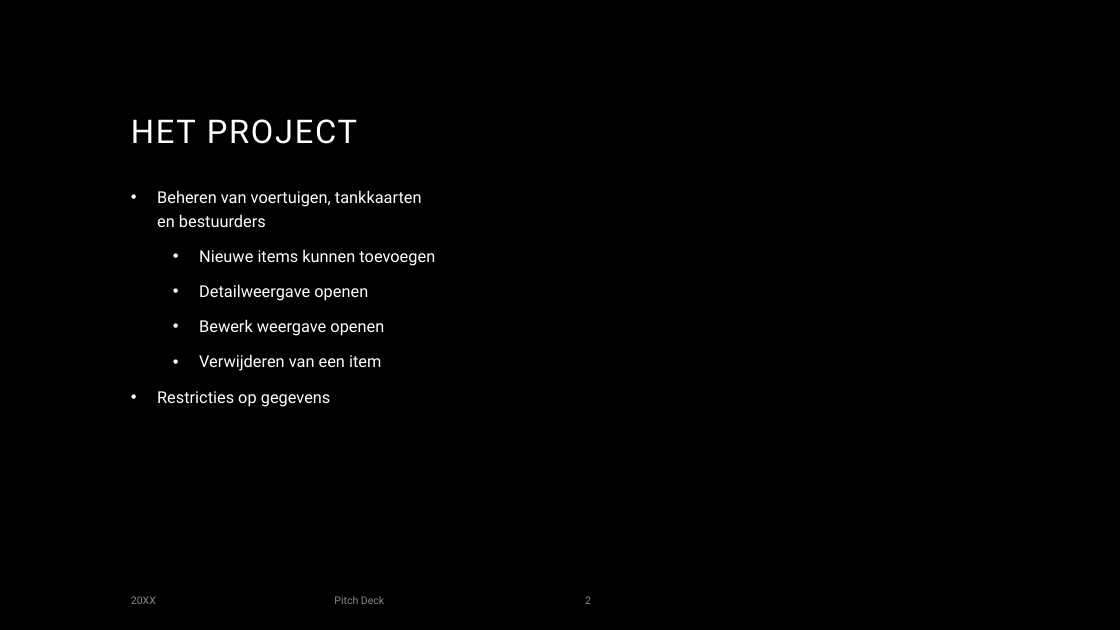
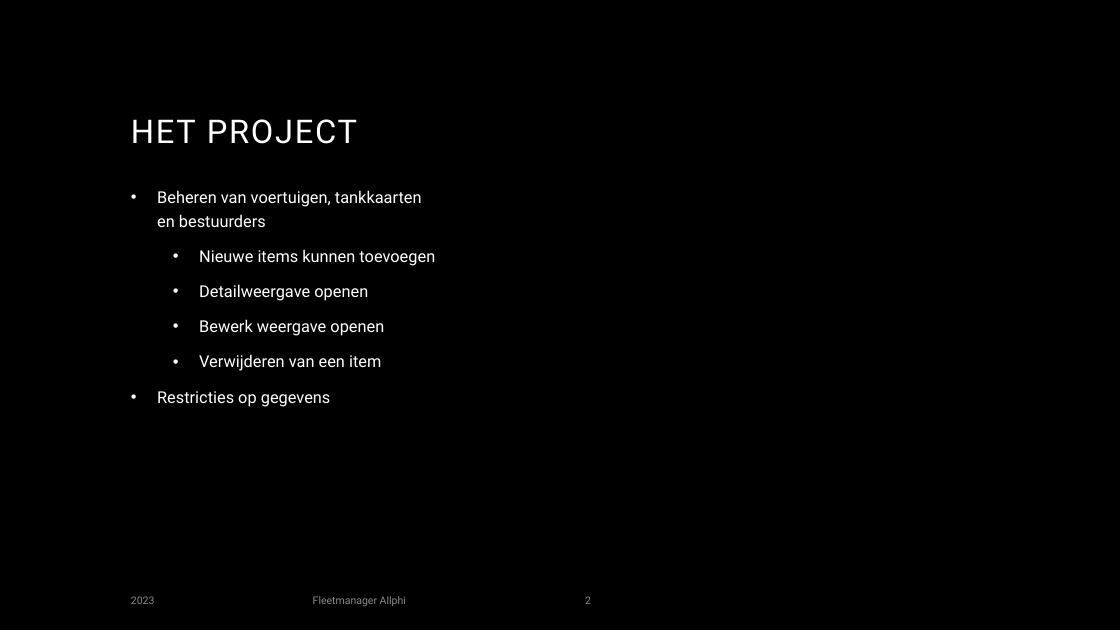
Before and after one commit to Andyke87/Groep4Fleetmanager, a slide deck: slide 2 of Fleetmanager.pptx. Drawn at 1120x630 pixels with LibreOffice and Linux fonts; fonts in the diff are those of the drawing; background and template pictures are left out. Boxes give left, top, right and bottom in pixels: in the first picture for what was removed or moved away, otherwise in the second. Text is boxed around its words. In the diff, an @@ line names an element or a change of style, - is before the commit and + after.

```diff
--- a/Fleetmanager.pptx
+++ b/Fleetmanager.pptx
@@ text at (131, 596, 155, 604): text changed @@
-20XX
+2023
@@ text at (313, 596, 406, 606): text changed @@
-Pitch Deck
+Fleetmanager Allphi
```
Also in this commit, not shown: 5 other slides changed, 1 slide added, 1 slide removed.
